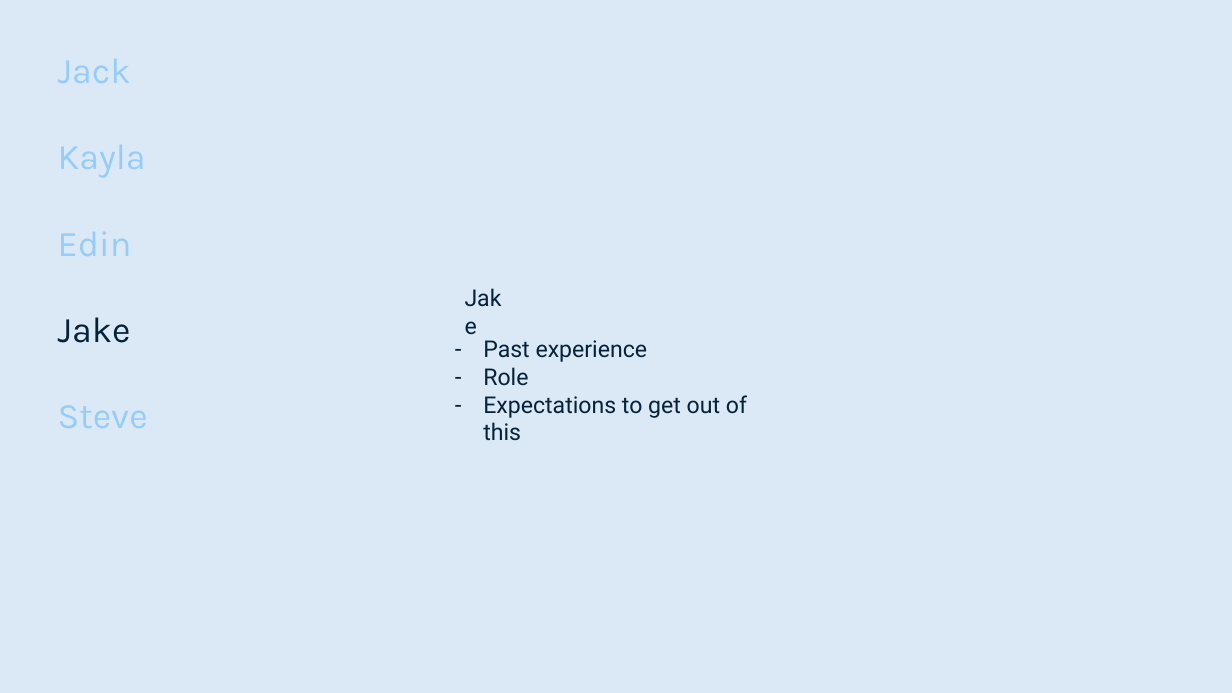
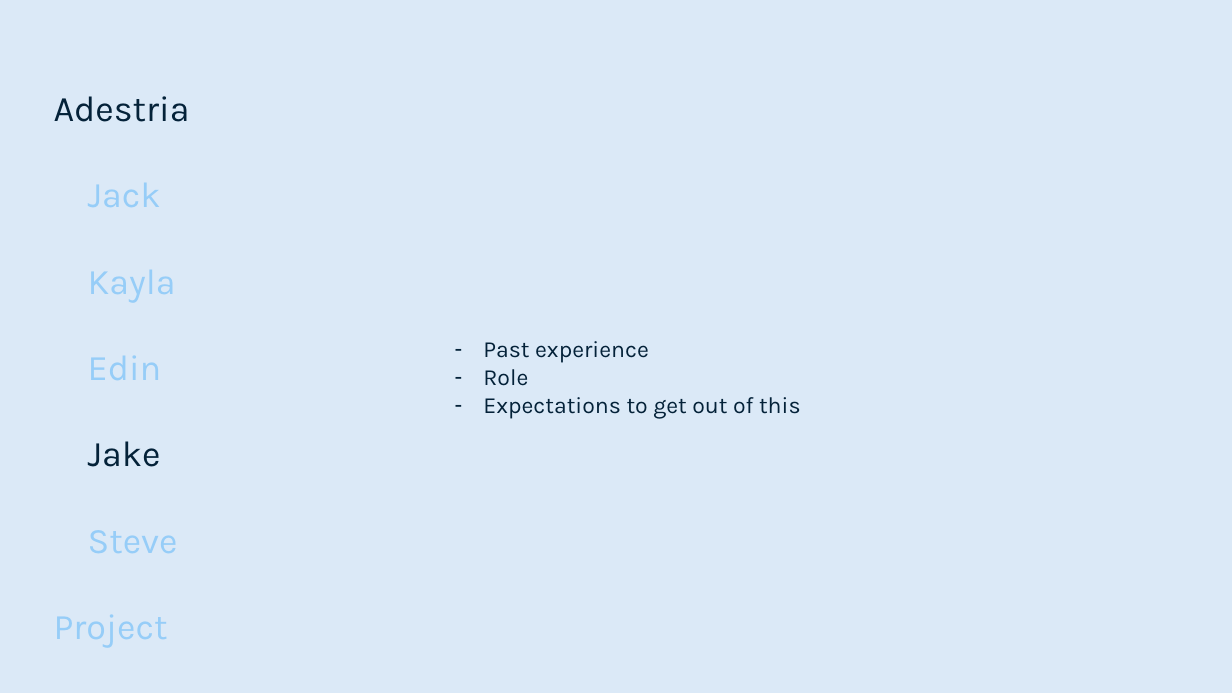
Before and after one commit to smutrux/prog1180, a slide deck: slide 8 of Deliverables/Presentation1.pptx (slide 7 before the commit). Drawn at 1232x693 pixels with LibreOffice and Linux fonts; fonts in the diff are those of the drawing. Boxes give left, top, right and bottom in pixels: in the first picture for what was removed or moved away, otherwise in the second. Text is boxed around its words. In the diff, an @@ line names an element or a change of style, - is before the commit and + after.

```diff
--- a/Deliverables/Presentation1.pptx
+++ b/Deliverables/Presentation1.pptx
@@ text "Adestria": place and size @@
-text "Adestria" at [58, 59, 148, 428]
+text "Adestria" at [54, 96, 190, 648]
@@ text at [54, 96, 190, 122]: paragraph added @@
+Adestria
@@ text removed at [58, 317, 131, 343] @@
-Jake
@@ text "Past experience" at [483, 341, 801, 418]: font Roboto to Karla @@
@@ text at [54, 614, 168, 648]: paragraph added @@
+Project
```
Also in this commit, not shown: 6 other slides changed, 9 slides added, 8 slides removed.
